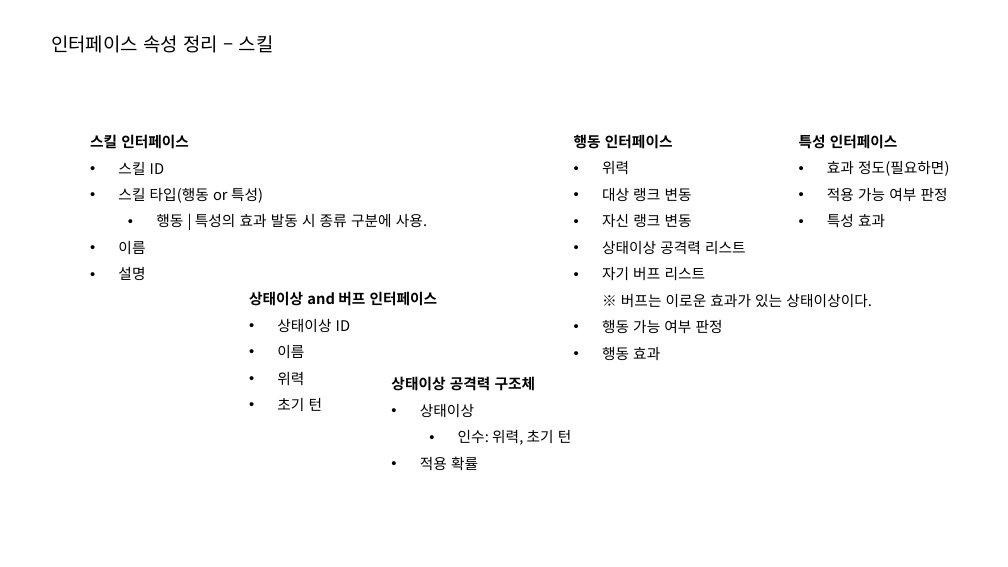
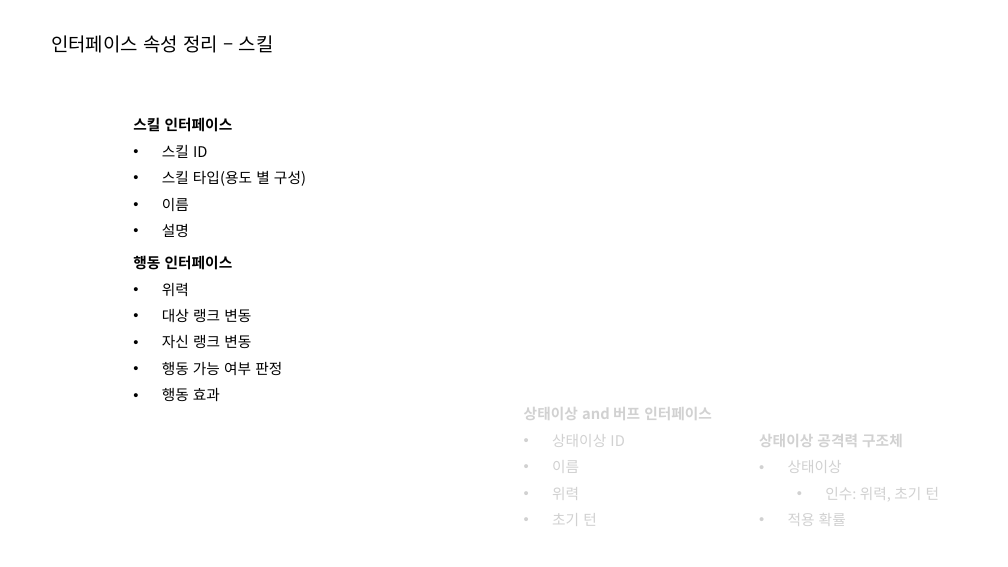
Before and after one commit to lsu0503/TextRPG_TeamProject2nd, a slide deck: slide 13 of Documents/TextRPG_와이어프레임.pptx (slide 15 before the commit). Drawn at 1008x567 pixels with LibreOffice and Linux fonts; fonts in the diff are those of the drawing. Boxes give left, top, right and bottom in pixels: in the first picture for what was removed or moved away, otherwise in the second. Text is boxed around its words. In the diff, an @@ line names an element or a change of style, - is before the commit and + after.

```diff
--- a/Documents/TextRPG_와이어프레임.pptx
+++ b/Documents/TextRPG_와이어프레임.pptx
@@ text "스킬 인터페이스": place and size @@
-text "스킬 인터페이스" at box(90, 134, 427, 280)
+text "스킬 인터페이스" at box(133, 117, 306, 237)
@@ text removed at box(799, 134, 949, 227) @@
-특성 인터페이스
-• 효과 정도(필요하면)
-• 적용 가능 여부 판정
-• 특성 효과
@@ text at box(162, 171, 306, 186): text changed @@
-• 스킬 타입(행동 or 특성)
-  • 행동 | 특성의 효과 발동 시 종류 구분에 사용.
+• 스킬 타입(용도 별 구성)
@@ text "행동 인터페이스": place and size @@
-text "행동 인터페이스" at box(574, 134, 872, 360)
+text "행동 인터페이스" at box(133, 255, 282, 401)
@@ text at box(602, 241, 872, 307): paragraphs removed @@
-• 상태이상 공격력 리스트
-• 자기 버프 리스트
-  ※ 버프는 이로운 효과가 있는 상태이상이다.
@@ text "상태이상 and 버프 인터페이스": place and size @@
-text "상태이상 and 버프 인터페이스" at box(249, 291, 438, 411)
+text "상태이상 and 버프 인터페이스" at box(524, 407, 712, 526)
@@ text "상태이상 and 버프 인터페이스" at box(524, 407, 712, 526): text colour #000000 to #D1D1D1 @@
@@ text "상태이상 공격력 구조체" at box(759, 434, 940, 526): text colour #000000 to #D1D1D1 @@
@@ text "상태이상 공격력 구조체": place and size @@
-text "상태이상 공격력 구조체" at box(391, 376, 572, 470)
+text "상태이상 공격력 구조체" at box(759, 434, 940, 526)
```
Also in this commit, not shown: 6 other slides changed, 1 slide added, 2 slides removed.
